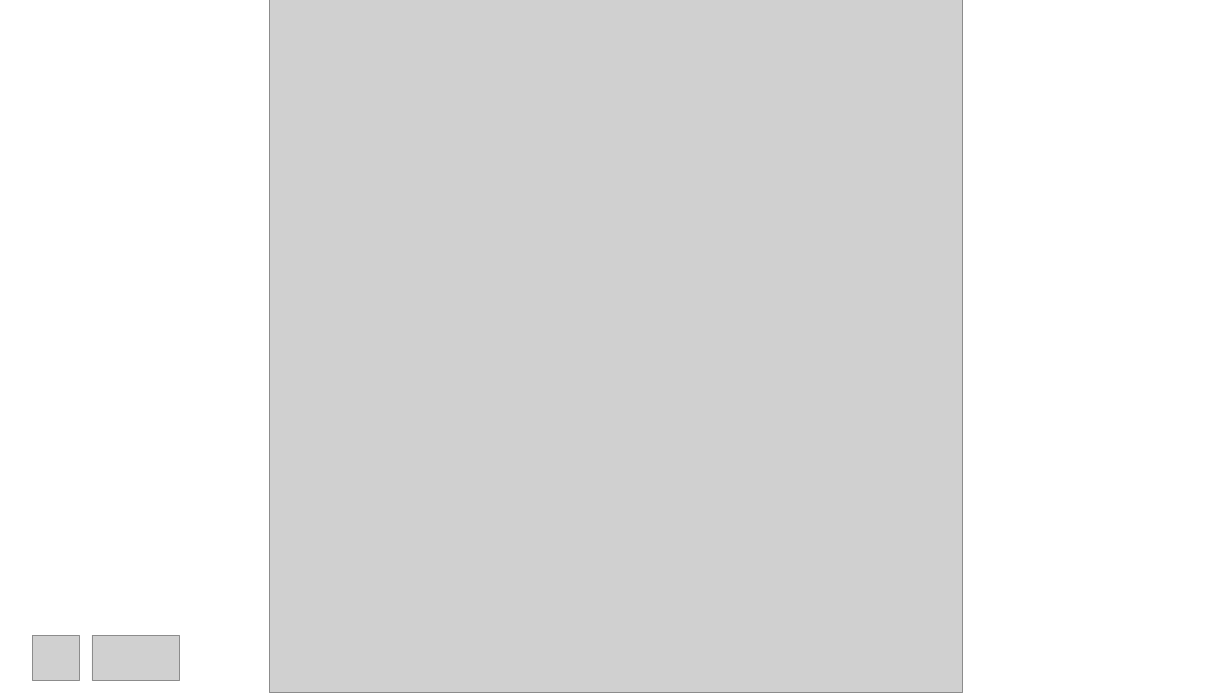
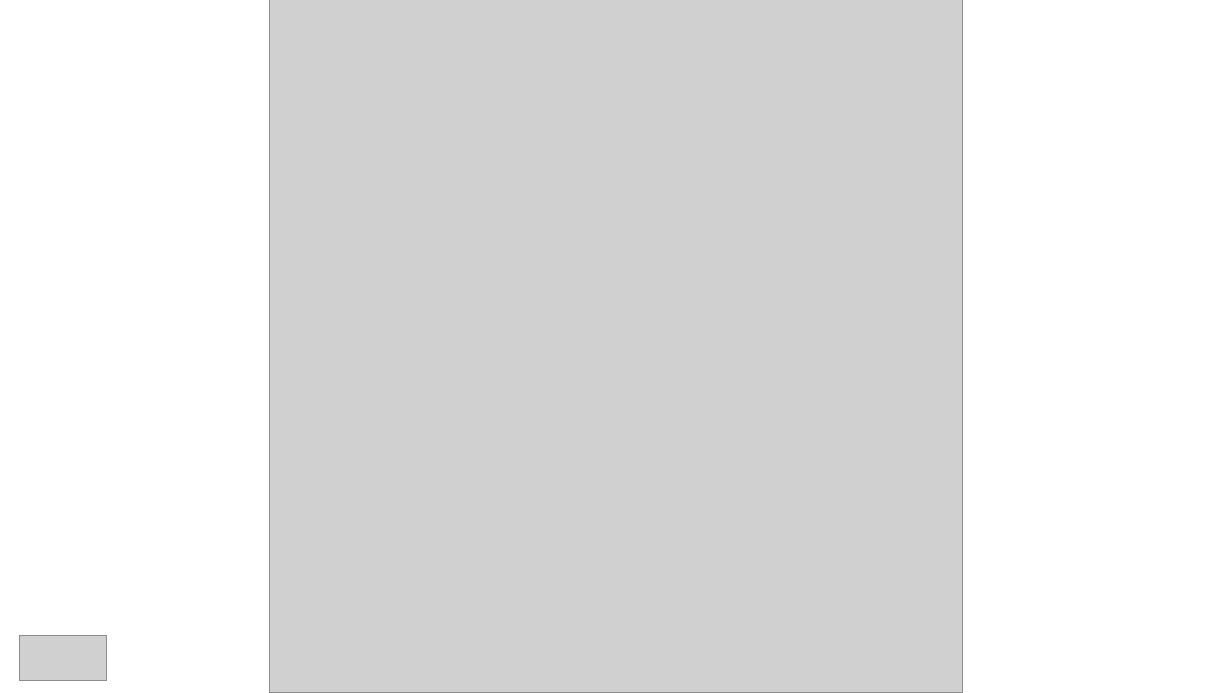
Before and after one commit to cimadev/PlaticasTalleres, a slide deck: slide 1 of 2018/Git-github-fundamentals/gitgithubfundamentals.pptx. Drawn at 1232x693 pixels with LibreOffice and Linux fonts; fonts in the diff are those of the drawing; grey boxes stand for pictures. Boxes give left, top, right and bottom in pixels: in the first picture for what was removed or moved away, otherwise in the second. Text is boxed around its words. In the diff, an @@ line names an element or a change of style, - is before the commit and + after.

Commit message:
hola

```diff
--- a/2018/Git-github-fundamentals/gitgithubfundamentals.pptx
+++ b/2018/Git-github-fundamentals/gitgithubfundamentals.pptx
@@ picture: place and size @@
-picture at <box>92,636,179,681</box>
+picture at <box>19,636,106,681</box>
@@ picture removed at <box>32,636,79,681</box> @@
```
